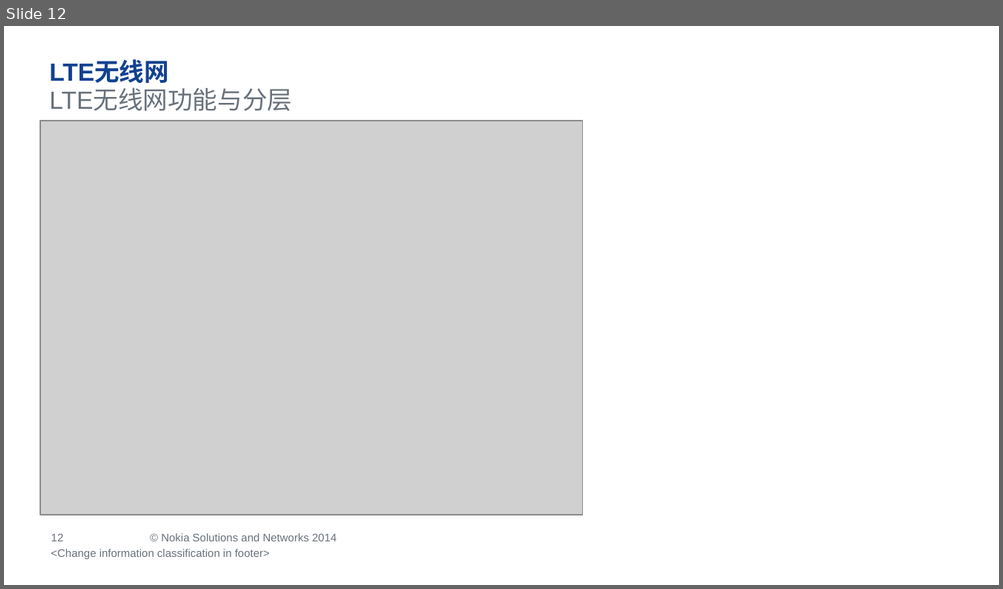
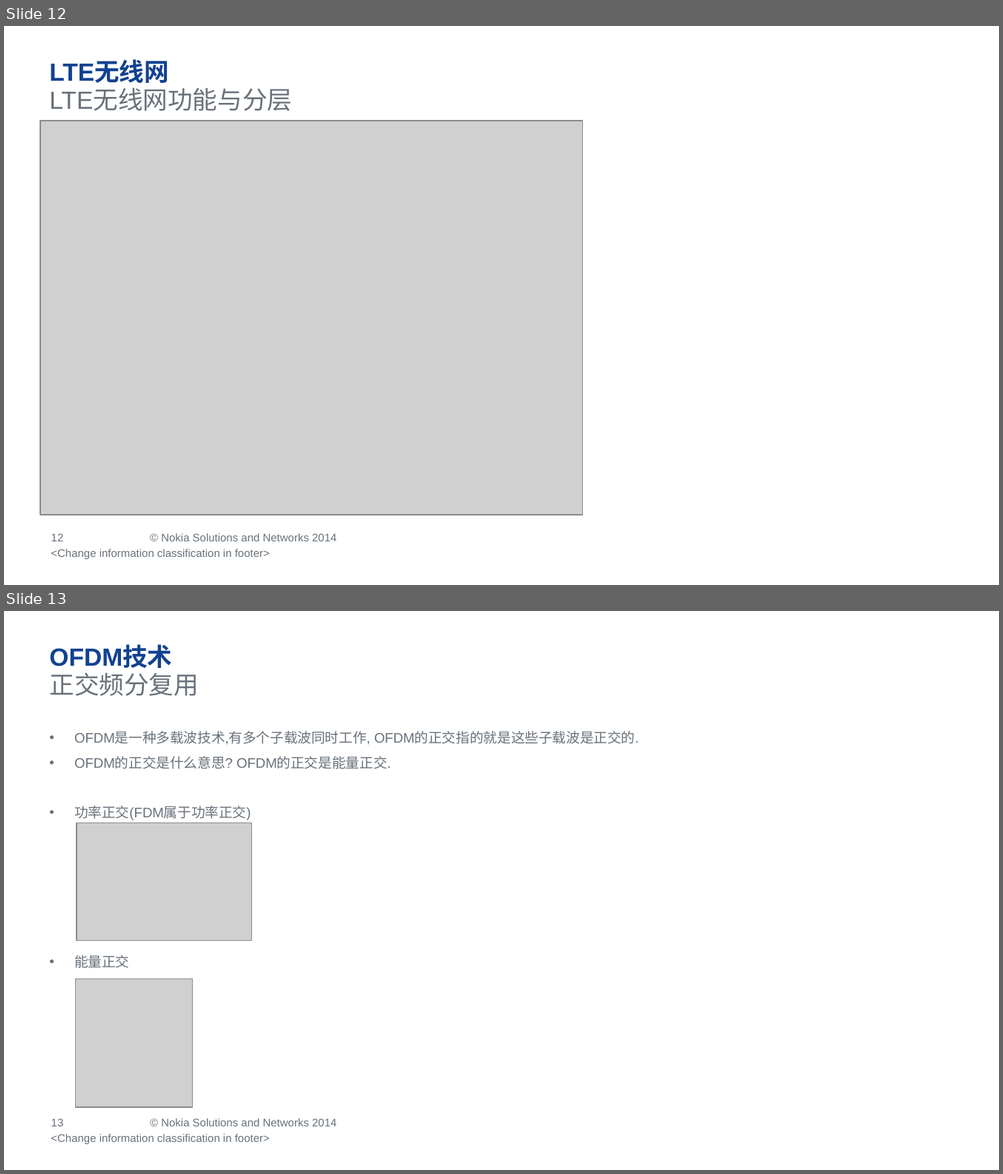
Before and after one commit to ZhouRock/LTE-study, a slide deck: LTE_introduction_by_zhoulei.pptx. Shown one above the other, each under a label of ours: slide 12 before the commit, slides 12 and 13 after it. The pictures are 1003x589 and 1003x1174 pixels, drawn with LibreOffice and Linux fonts; fonts in the diff are those of the drawing; grey boxes stand for pictures; background and template pictures are left out. Boxes give left, top, right and bottom in pixels: in the first picture for what was removed or moved away, otherwise in the second. Text is boxed around its words. In the diff, an @@ line names an element or a change of style, - is before the commit and + after.

Commit message:
OFDM

```diff
--- a/LTE_introduction_by_zhoulei.pptx
+++ b/LTE_introduction_by_zhoulei.pptx
@@ slide 13 added at [4, 611, 999, 1170], background #FFFFFF; not listed: 11 template elements that a slide beside it also shows @@
@@ title added at [49, 646, 172, 668], 18 pt, text #124191, bold @@
+OFDM技术
@@ text added at [49, 672, 199, 696], 18 pt, text #68717A @@
+正交频分复用
@@ text added at [74, 732, 638, 968], 10 pt, text #68717A @@
+• OFDM是一种多载波技术,有多个子载波同时工作, OFDM的正交指的就是这些子载波是正交的.
+• OFDM的正交是什么意思? OFDM的正交是能量正交.
+• 功率正交(FDM属于功率正交)
+• 能量正交
@@ picture added at [77, 823, 252, 940] @@
@@ picture added at [76, 979, 193, 1108] @@
@@ text added at [51, 1134, 270, 1145], 8 pt, text #68717A @@
+<Change information classification in footer>
```
